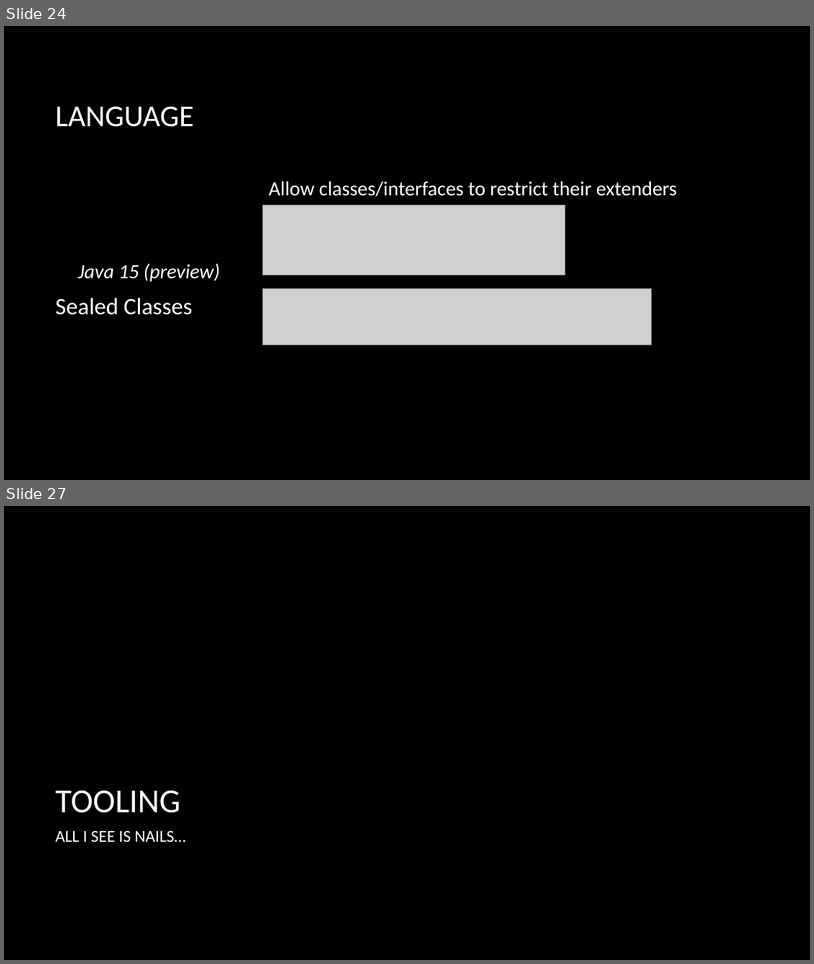
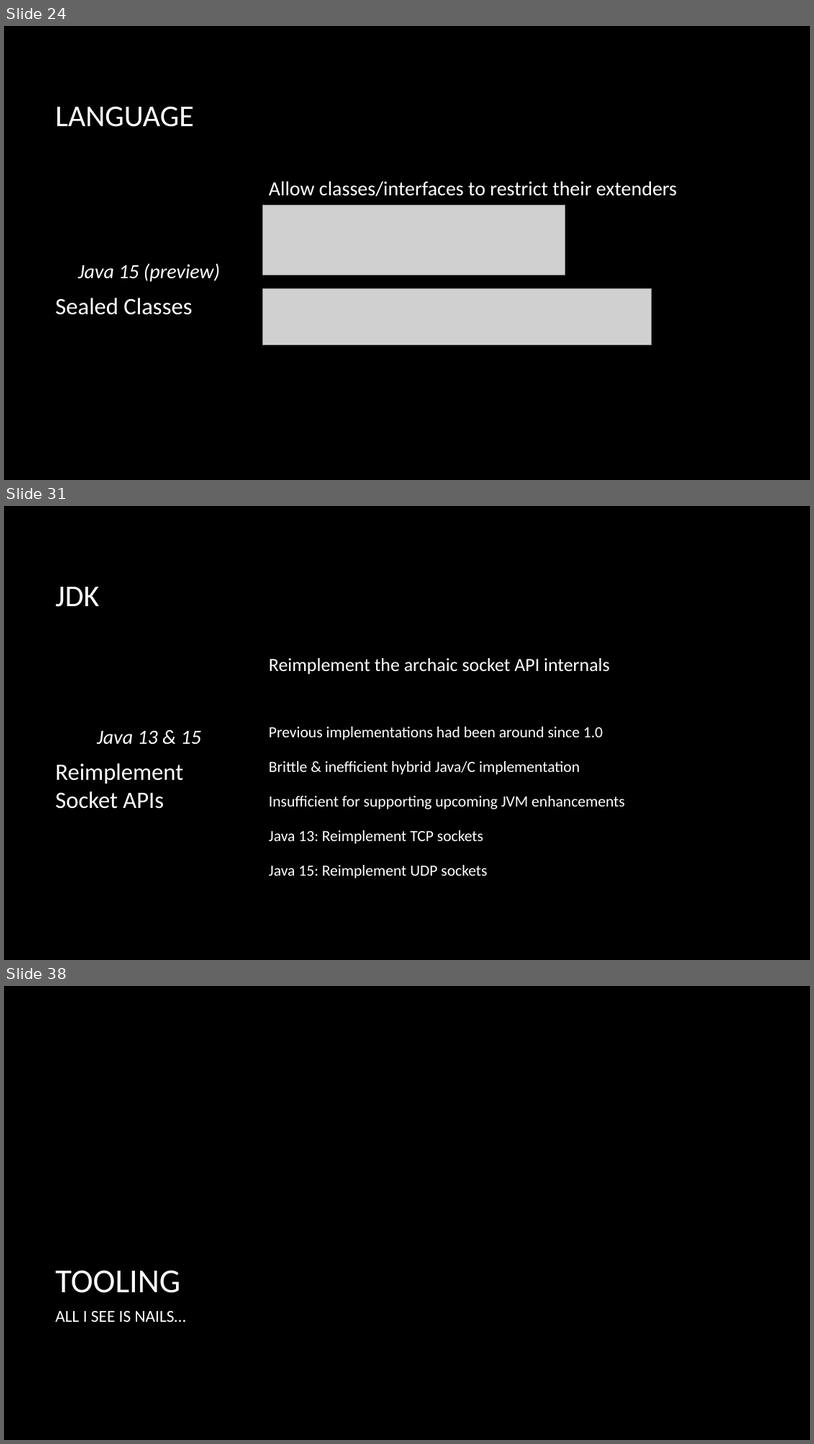
Before and after one commit to macdaddyaz/modern-java, a slide deck: Java 9 and up.pptx. Shown one above the other, each under a label of ours: slides 24 and 27 before the commit, slides 24, 31 and 38 after it; the slides between them are not shown. The pictures are 814x964 and 814x1444 pixels, drawn with LibreOffice and Linux fonts; fonts in the diff are those of the drawing; grey boxes stand for pictures; background and template pictures are left out. Boxes give left, top, right and bottom in pixels: in the first picture for what was removed or moved away, otherwise in the second. Text is boxed around its words. In the diff, an @@ line names an element or a change of style, - is before the commit and + after.

```diff
--- a/Java 9 and up.pptx
+++ b/Java 9 and up.pptx
@@ slide 31 added at (x1=4, y1=506, x2=810, y2=960), background picture (left out) @@
@@ title added at (x1=55, y1=587, x2=99, y2=607), 36 pt, text #FFFFFF @@
+JDK
@@ text added at (x1=269, y1=658, x2=625, y2=878), 18.5 pt, text #FFFFFF @@
+Reimplement the archaic socket API internals
+Previous implementations had been around since 1.0
+Brittle & inefficient hybrid Java/C implementation
+Insufficient for supporting upcoming JVM enhancements
+Java 13: Reimplement TCP sockets
+Java 15: Reimplement UDP sockets
@@ text added at (x1=55, y1=731, x2=201, y2=808), 28 pt, text #FFFFFF @@
+Java 13 & 15
+Reimplement Socket APIs
@@ what was slide 27 is now slide 38 @@
```
Also in this commit, not shown: 4 slides changed, 10 other slides added.
